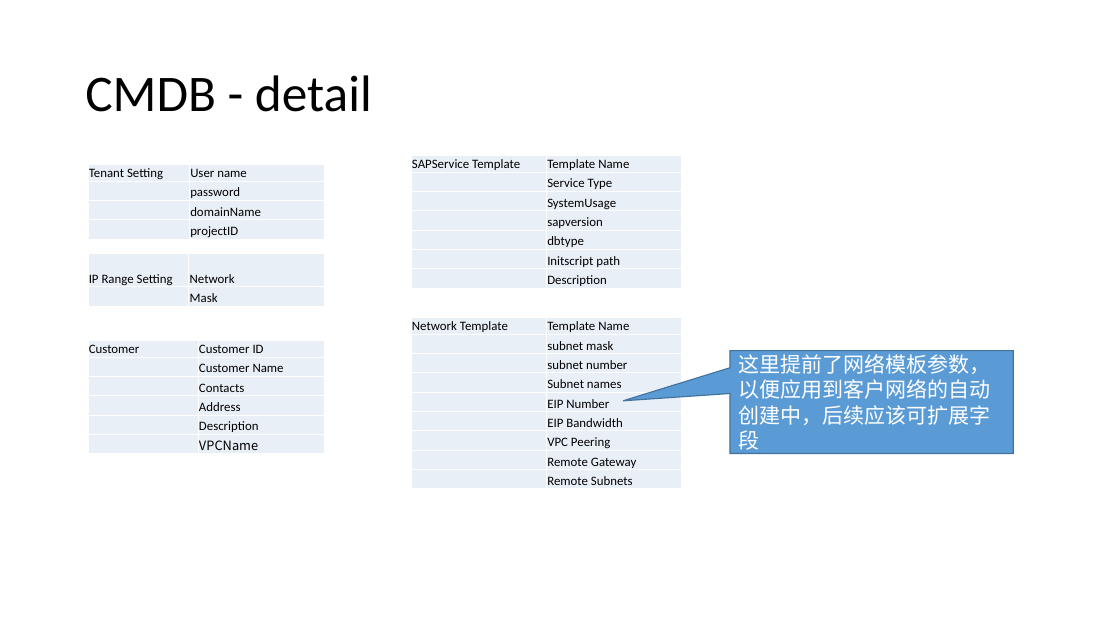
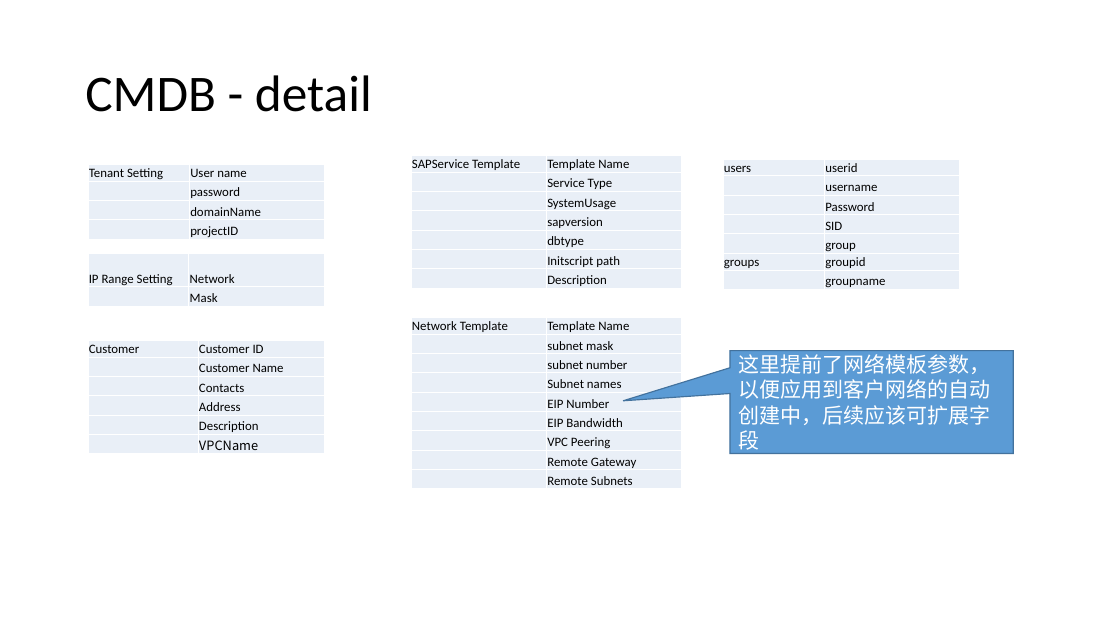
Before and after one commit to otcdevgroup/ManagementService, a slide deck: slide 10 of demo/OTC SAP Management Service UCD & CMDB.pptx (slide 12 before the commit). Drawn at 1120x630 pixels with LibreOffice and Linux fonts; fonts in the diff are those of the drawing. Boxes give left, top, right and bottom in pixels: in the first picture for what was removed or moved away, otherwise in the second. Text is boxed around its words. In the diff, an @@ line names an element or a change of style, - is before the commit and + after.

```diff
--- a/demo/OTC SAP Management Service UCD & CMDB.pptx
+++ b/demo/OTC SAP Management Service UCD & CMDB.pptx
@@ table added at [723,159,960,291], 7 rows, 2 columns @@
+users | userid
+ | username
+ | Password
+ | SID
+ | group
+groups | groupid
+ | groupname
```
Also in this commit, not shown: 8 other slides changed, 1 slide added, 7 slides removed, 2 other files.
